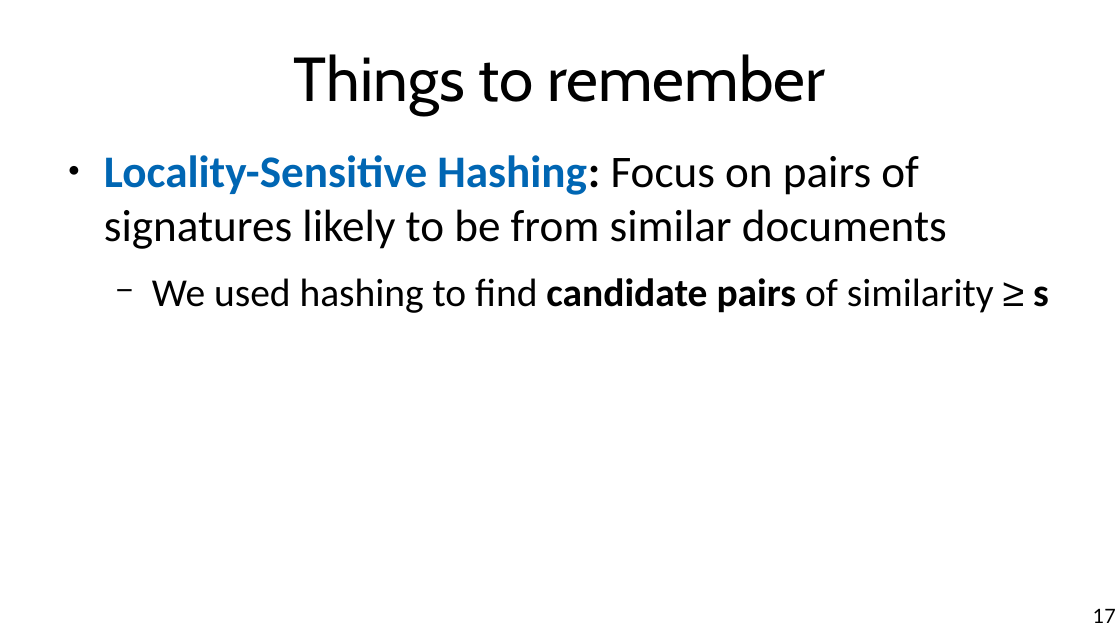
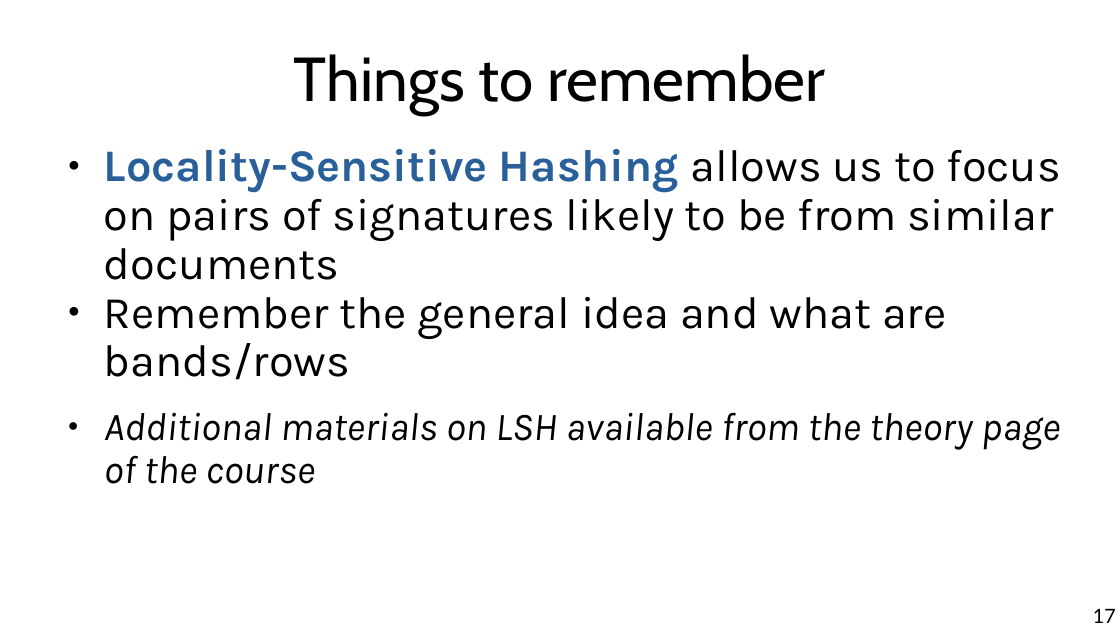
Before and after one commit to chatox/data-mining-course, a slide deck: slide 17 of theory/odp/tt09_locality_sensitive_hashing.odp. Drawn at 1120x630 pixels with LibreOffice and Linux fonts; fonts in the diff are those of the drawing. Boxes give left, top, right and bottom in pixels: in the first picture for what was removed or moved away, otherwise in the second. Text is boxed around its words. In the diff, an @@ line names an element or a change of style, - is before the commit and + after.

```diff
--- a/theory/odp/tt09_locality_sensitive_hashing.odp
+++ b/theory/odp/tt09_locality_sensitive_hashing.odp
@@ text at <box>104,149,1061,484</box>: text changed; font Calibri to Karla @@
-● Locality-Sensitive Hashing: Focus on pairs of signatures likely to be from similar documents
-  − We used hashing to find candidate pairs of similarity ≥ s
+● Locality-Sensitive Hashing allows us to focus on pairs of signatures likely to be from similar documents
+● Remember the general idea and what are bands/rows
+● Additional materials on LSH available from the theory page of the course
```
Also in this commit, not shown: 8 other slides changed, 3 other files.
